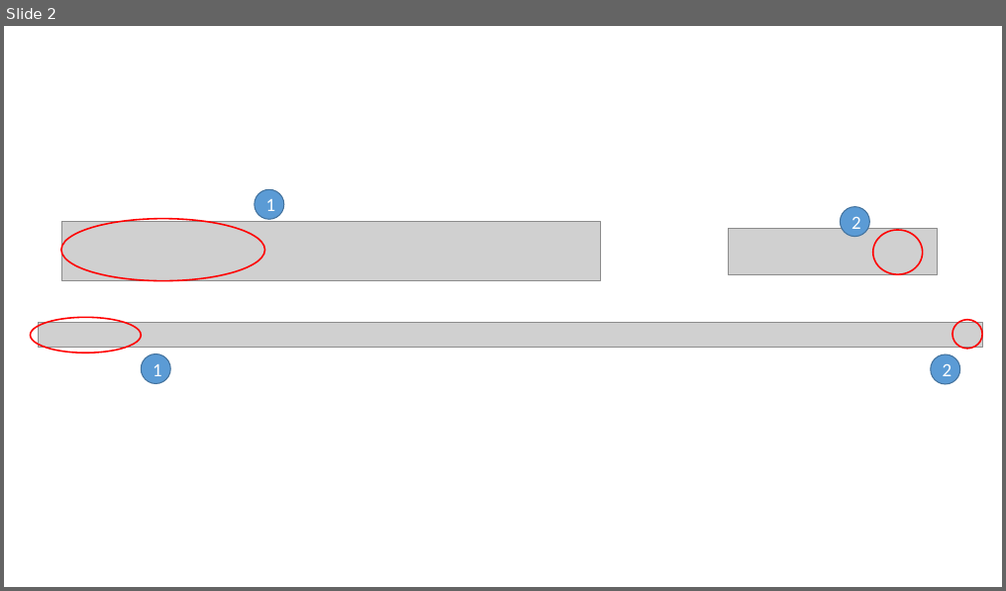
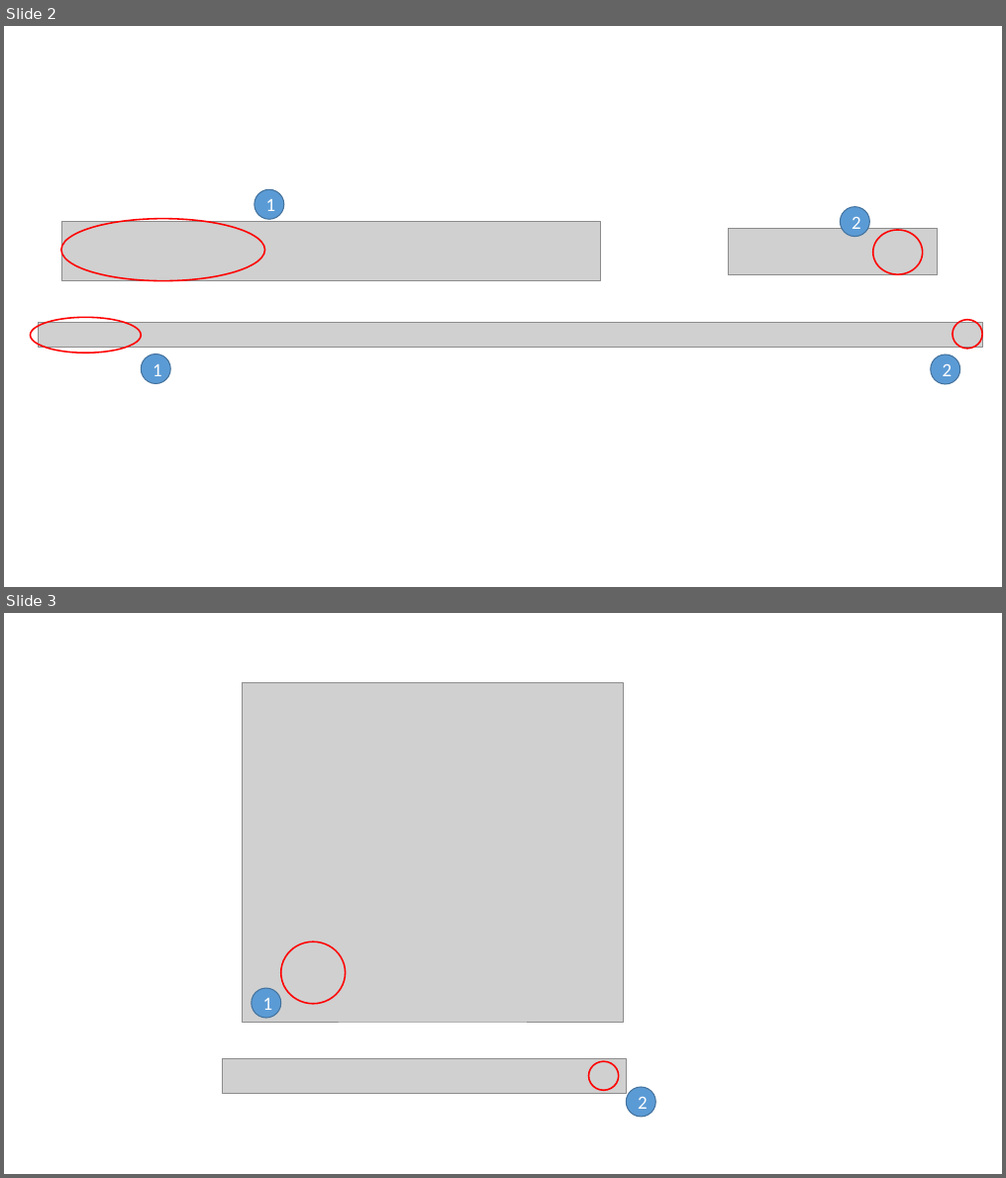
Before and after one commit to advocd/MasterThesis, a slide deck: Auswertungen/Evaluation.pptx. Shown one above the other, each under a label of ours: slide 2 before the commit, slides 2 and 3 after it. The pictures are 1006x591 and 1006x1178 pixels, drawn with LibreOffice and Linux fonts; fonts in the diff are those of the drawing; grey boxes stand for pictures. Boxes give left, top, right and bottom in pixels: in the first picture for what was removed or moved away, otherwise in the second. Text is boxed around its words. In the diff, an @@ line names an element or a change of style, - is before the commit and + after.

```diff
--- a/Auswertungen/Evaluation.pptx
+++ b/Auswertungen/Evaluation.pptx
@@ slide 3 added at [4, 613, 1002, 1174], background #FFFFFF @@
@@ picture added at [242, 682, 623, 1022] @@
@@ ellipse added at [281, 942, 346, 1004], outline #FF0000 1.5 pt @@
@@ ellipse added at [252, 988, 281, 1018], fill #5B9BD5, outline #43739E 1 pt, 18 pt, text #FFFFFF @@
+1
@@ picture added at [223, 1059, 626, 1093] @@
@@ ellipse added at [589, 1061, 619, 1090], outline #FF0000 1.5 pt @@
@@ ellipse added at [626, 1087, 656, 1118], fill #5B9BD5, outline #43739E 1 pt, 18 pt, text #FFFFFF @@
+2
```
Also in this commit, not shown: 6 other files.
